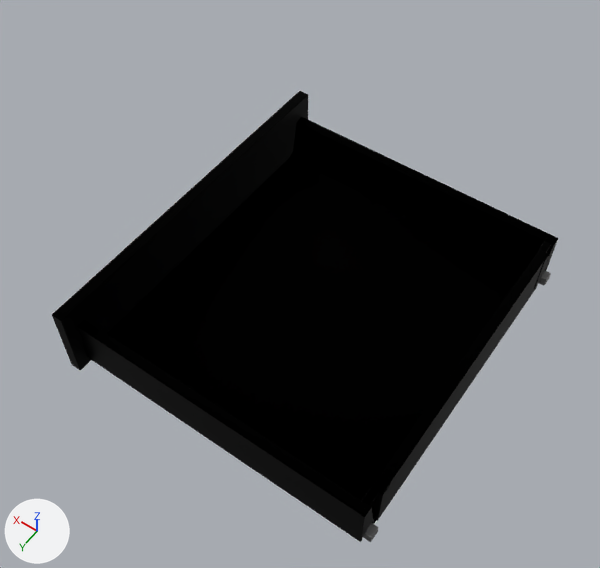
Two versions of the COLLADA model iai_apartment/meshes/cabinet05/IAIKitchenDrawerW60H26.dae, one commit apart.
Before and after are seen from a camera (50 mm lens) standing at (-0.437, 0.653, 1.008) and looking at (0.0, 0.041, 0.048). The axes (+X, +Y, +Z) are drawn at lower left. The lights are the same throughout. Where no turn or scale is listed for an object, it has been applied to the vertices.

The first picture shows 'SM_Kitchen_05_Base_Drawer_01'.
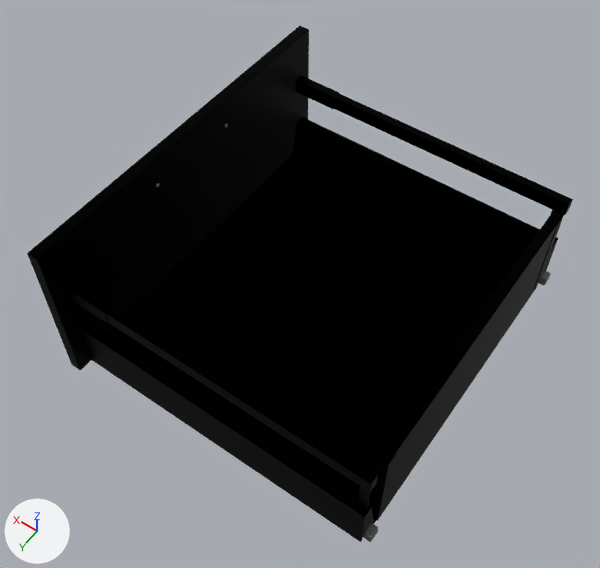
The newer file is also turned or shifted as a whole; pictures and numbers use the older file's frame.

The edits, one by one:
me_sm_kitchen_05_base_drawer_01_001 is used by ob_sm_kitchen_05_base_drawer_01; location (0.0, 0.0, 0.0).
me_sm_kitchen_05_base_drawer_01_001 had 4100 vertices, 7996 faces and spanned x -0.276..0.243, y -0.298..0.298, z -0.065..0.065.
me_sm_kitchen_05_base_drawer_01_001 now has 6662 vertices, 13060 faces and spans x -0.276..0.243, y -0.298..0.298, z -0.065..0.198.
me_sm_kitchen_05_base_drawer_01_001 part 1: the loose piece of 176 vertices spanning x -0.263..-0.251, y -0.269..-0.241, z 0.025..0.027 is moved by (0.0, 0.0, 0.084).
me_sm_kitchen_05_base_drawer_01_001 part 2: a new loose piece of 272 vertices spanning x 0.147..0.224, y -0.277..-0.26, z 0.095..0.12, in mat_m_plastic_white_017 (black #000000).
me_sm_kitchen_05_base_drawer_01_001 part 3: a new loose piece of 272 vertices spanning x -0.267..0.164, y -0.276..-0.261, z 0.096..0.119, in mat_m_plastic_white_017 (black #000000).
me_sm_kitchen_05_base_drawer_01_001 part 4: a new loose piece of 272 vertices spanning x 0.147..0.224, y 0.26..0.277, z 0.095..0.12, in mat_m_plastic_white_017 (black #000000).
me_sm_kitchen_05_base_drawer_01_001 part 5: a new loose piece of 272 vertices spanning x -0.267..0.164, y 0.261..0.276, z 0.096..0.119, in mat_m_plastic_white_017 (black #000000).
me_sm_kitchen_05_base_drawer_01_001 part 6: 725 vertices moved from x -0.269..-0.25, y -0.27..0.27, z -0.055..0.029 to x -0.269..-0.25, y -0.27..0.27, z -0.055..0.113; 103 vertices removed from x -0.269..-0.25, y -0.27..0.27, z 0.027..0.029; 103 vertices added at x -0.269..-0.25, y -0.27..0.27, z 0.111..0.113.
me_sm_kitchen_05_base_drawer_01_001 part 7: 118 vertices moved from x 0.224..0.243, y -0.298..0.298, z -0.064..0.065 to x 0.224..0.243, y -0.298..0.298, z -0.064..0.198; 2 vertices removed from x 0.242, y -0.298..0.298, z 0.063; 2 vertices added at x 0.242, y -0.298..0.298, z 0.196.

Boxes (x1, y1, x2, y2) around the edits, measured in the pictures (600 x 568 px; the box of a moved part takes in the faces that stretch with it):
'SM_Kitchen_05_Base_Drawer_01', reshaped (8% wider, 14% taller)
    before: (52, 91, 558, 542)
    after: (27, 26, 573, 542)
part 1 of me_sm_kitchen_05_base_drawer_01_001, moved or reshaped
    before: (540, 241, 552, 252)
    after: (552, 204, 565, 215)
part 2 of me_sm_kitchen_05_base_drawer_01_001, added (black)
    after: (296, 75, 339, 109)
part 3 of me_sm_kitchen_05_base_drawer_01_001, added (black)
    after: (334, 94, 573, 215)
part 4 of me_sm_kitchen_05_base_drawer_01_001, added (black)
    after: (64, 279, 114, 324)
part 5 of me_sm_kitchen_05_base_drawer_01_001, added (black)
    after: (106, 306, 378, 492)
part 6 of me_sm_kitchen_05_base_drawer_01_001, moved or reshaped
    before: (358, 238, 553, 523)
    after: (358, 203, 564, 523)
part 7 of me_sm_kitchen_05_base_drawer_01_001, moved or reshaped
    before: (52, 91, 308, 370)
    after: (27, 26, 309, 370)
